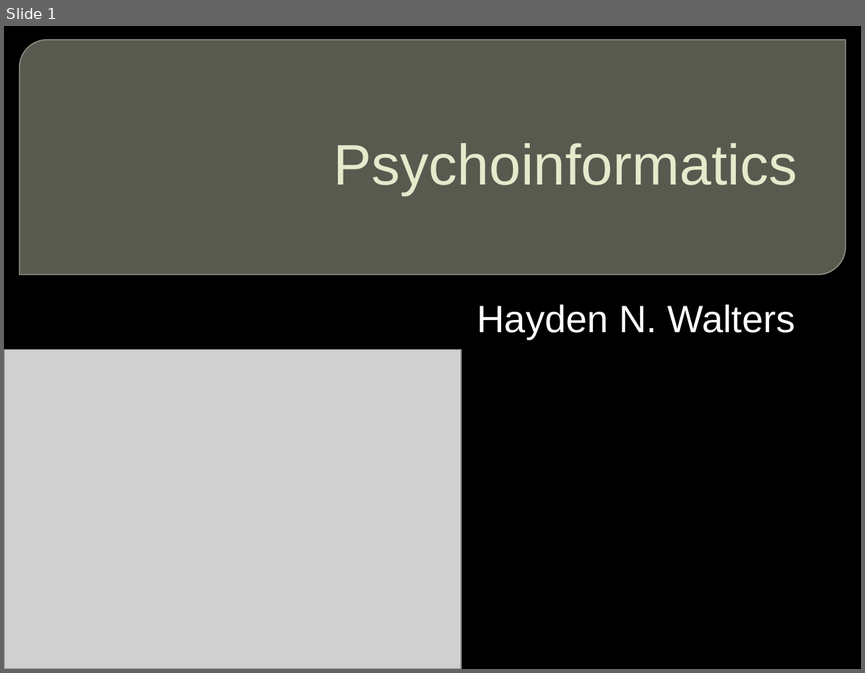
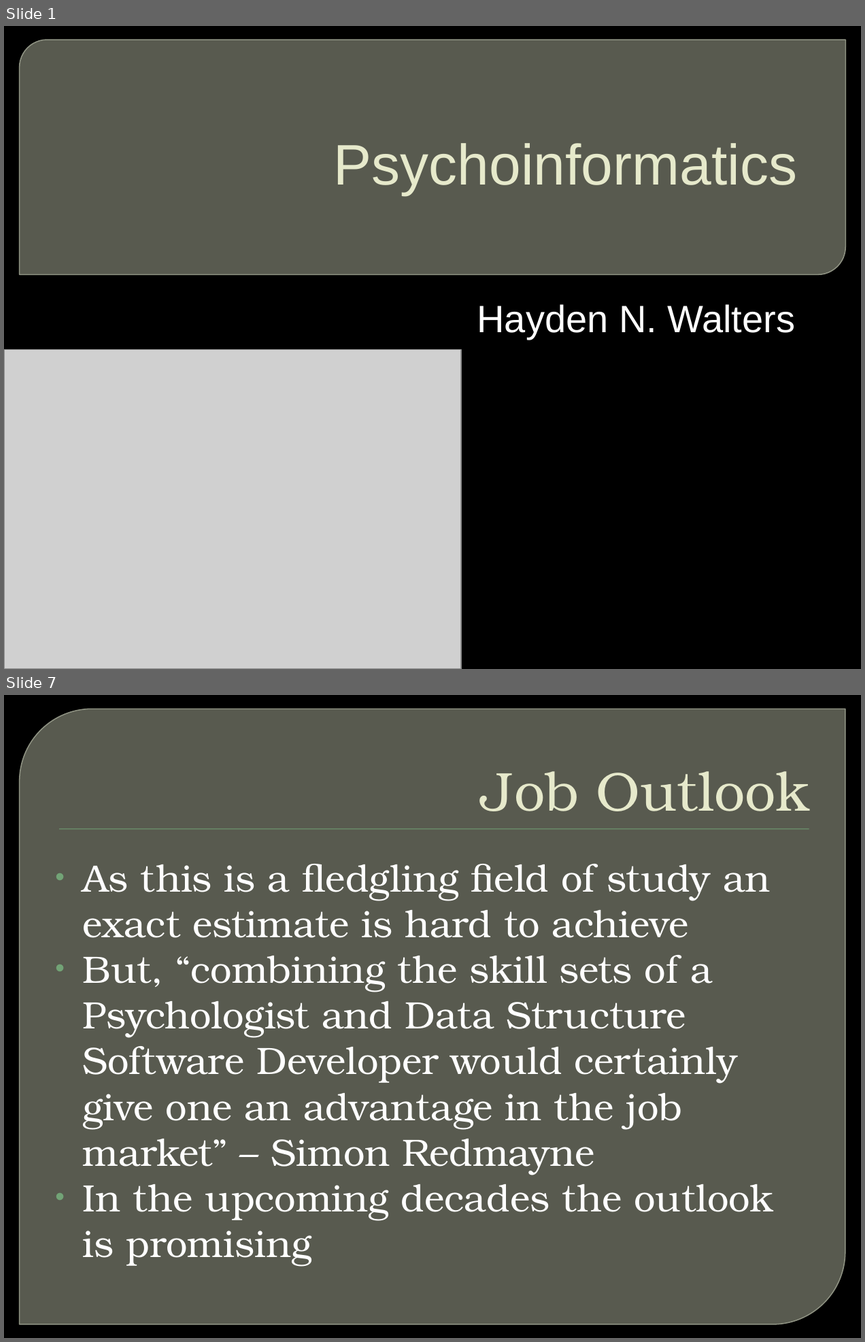
Before and after one commit to hnwalters/Essay-Reports, a slide deck: Documents & Presentations/E-Day Assignments/Career Path.pptx. Shown one above the other, each under a label of ours: slide 1 before the commit, slides 1 and 7 after it; the slides between them are not shown. The pictures are 865x673 and 865x1342 pixels, drawn with LibreOffice and Linux fonts; fonts in the diff are those of the drawing; grey boxes stand for pictures; background and template pictures are left out. Boxes give left, top, right and bottom in pixels: in the first picture for what was removed or moved away, otherwise in the second. Text is boxed around its words. In the diff, an @@ line names an element or a change of style, - is before the commit and + after.

```diff
--- a/Documents & Presentations/E-Day Assignments/Career Path.pptx
+++ b/Documents & Presentations/E-Day Assignments/Career Path.pptx
@@ slide 7 added at [4,695,861,1338], background picture (left out) @@
@@ round diag rect added at [20,709,845,1324], fill #888B7B at 65% opacity, outline #9DA090 0.87 pt @@
@@ title added at [481,771,810,811], 46 pt, text #E7EACB @@
+Job Outlook
@@ rectangle added at [59,829,808,830], fill #72A376 @@
@@ text added at [83,864,774,1266], 32 pt, text #FFFFFF @@
+• As this is a fledgling field of study an exact estimate is hard to achieve
+• But, “combining the skill sets of a Psychologist and Data Structure Software Developer would certainly give one an advantage in the job market” – Simon Redmayne
+• In the upcoming decades the outlook is promising
```
Also in this commit, not shown: 10 other slides added, 11 other files.
